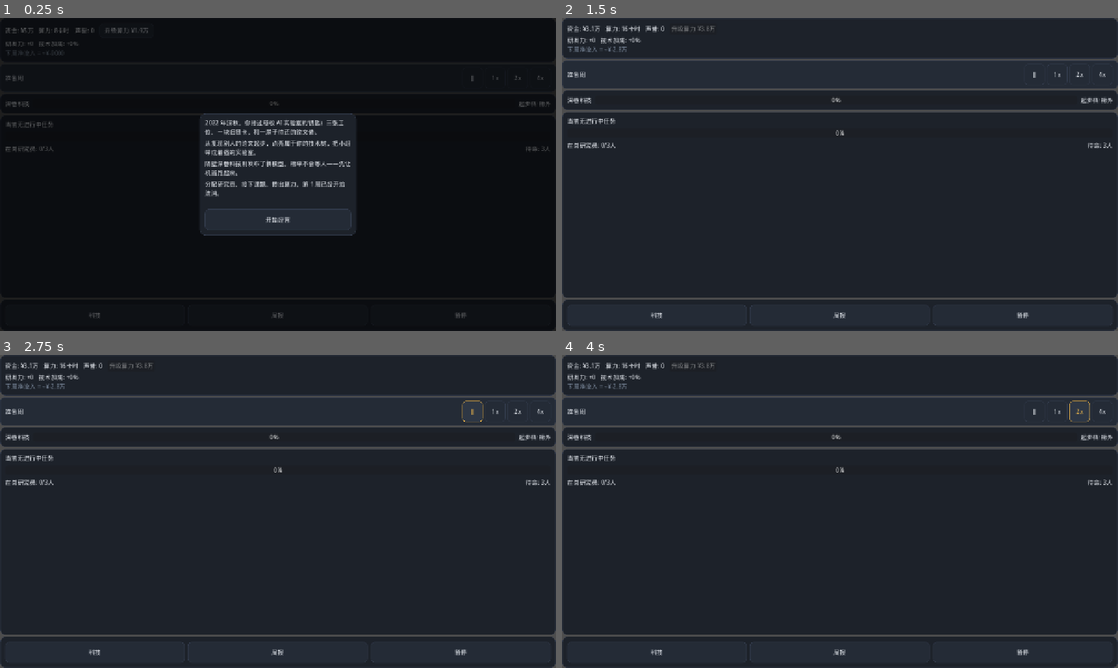
Above: before the commit, frames 1-4 (two rows, left to right).
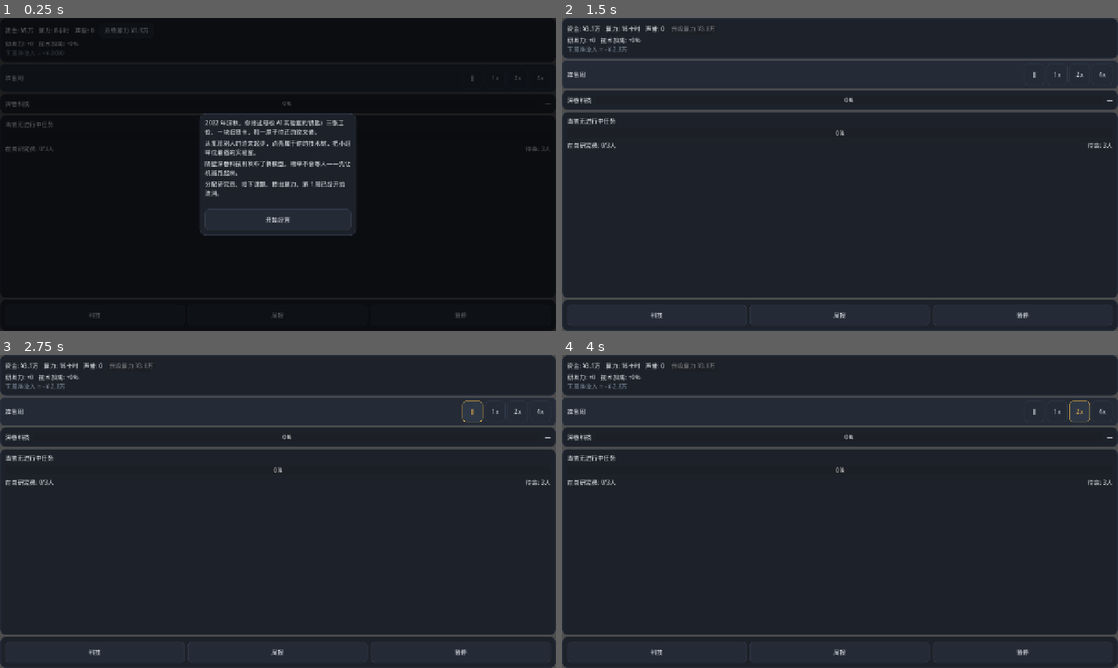
Above: after the commit, the same moments.

Repository: wingsky-1/big-ai-era
Game: Godot game, scene res://src/ui/main/main.tscn
Two runs of this game, one before a commit and one after it. Both use one fixed random seed, a clock stepped at 60 frames per second and the inputs below.
Inputs:
- Up to frame 1 (0.25 s): no input
- Up to frame 2 (1.5 s): click "开始经营" at 0.5 s; click "升级算力 ¥1.9万" at 1.25 s
- Up to frame 3 (2.75 s): click "‖" at 2 s
- Up to frame 4 (4 s): click "1x" at 2.75 s; click "2x" at 3.5 s

The runs differ from the first frame. In frame 1, less than 0.1% of the frame differs, in the area x 48-99%, y 26-29%; in frame 2, 0.1%, in the area x 48-99%, y 25-28%; in frame 3, 0.1%; in frame 4, 0.1%.

Commit message:
feat(balance): 竞对死表重标 + 竞对条字段修复（#77）
- rivals.json：L4 发版分 92→95（守卫带 [93,98]，禁超玩家封顶 99；时间线周次不动）
- ScoreMath.ability_for_score()：sigmoid 反解（死表标定工具，L0 纯函数）
- get_rival_view()：新增 gap_text（L2 出数，名次前缀 + 精度来自数据表）与 bar_display
- ui_display.json：新增 rival_bar 文案键（领先/落后/占位符）
- DashboardPresenter：透传 gap/gap_text/has_scored/rival_cursor/rival_total；
  修复 X3 根因——_on_week_settled 不刷新竞对条（此前只在破纪录 sota_updated 时刷新）
- main.gd：竞对条差距标签改用 gap_text（此前用玩家分数档位冒充差距）
- 新增 3 个 [T] 用例；GDD §10 同步实现落点

Diff:
--- a/src/core/score_math.gd
+++ b/src/core/score_math.gd
@@ -139,3 +139,17 @@
 		return score_max
 	var raw_score: float = score_max / (1.0 + exp(exponent))
 	return snappedf(raw_score, float(params["score_precision"]))
+
+
+## 由目标分反解所需能力分 A（竞对死表标定用；sigmoid 反函数，DR-031 §十二.2 / #77）：
+## score = score_max / (1 + exp(-(A - theta)/k)) ⇒ A = theta - k·ln(score_max/score - 1)
+## 边界：score ≤ 0 或 ≥ score_max → 返回 INF（不可达/已饱和），调用方按"不可达"处理。
+static func ability_for_score(score: float, params: Dictionary) -> float:
+	if params.is_empty():
+		push_error("ScoreMath.ability_for_score: 出分参数为空（未注入 benchmarks.json）")
+		return 0.0
+	var score_max: float = float(params["score_max"])
+	if score <= 0.0 or score >= score_max:
+		return INF
+	var ratio: float = score_max / score - 1.0
+	return float(params["theta"]) - float(params["k"]) * log(ratio)
--- a/src/data/rivals.json
+++ b/src/data/rivals.json
@@ -67,8 +67,9 @@
 			"type": "launch",
 			"week": 82,
 			"model": "深巷·大暑 70b",
-			"score": 92.0,
-			"warn_weeks": 13
+			"score": 95.0,
+			"warn_weeks": 13,
+			"_comment_score": "L4 重标（#77 / DR-031 §十二.2）：92→95，落守卫带 [93,98] 且 < 玩家封顶 99（禁超玩家）。三层张力：未满配被超 / 接近满配险胜 / 满配安全。周次 82 不动（守 DR-027④ 先发率）。"
 		}
 	]
 }
--- a/src/data/ui_display.json
+++ b/src/data/ui_display.json
@@ -79,5 +79,12 @@
 		"separator": " · ",
 		"unresearchable_note": "不可研",
 		"_comment_unresearchable_note": "DR-031/D3 分母口径 (b)：逐域显示 n/该域实表节点数，非可研域（elsewhere）标注此注记，不把分母改成 11。"
+	},
+	"rival_bar": {
+		"gap_ahead_prefix": "领先 ",
+		"gap_behind_prefix": "落后 ",
+		"gap_separator": " ",
+		"gap_unavailable": "—",
+		"_comment": "竞对条差距文案（#77 / X3 字段修复）：gap = 竞对分 − 玩家分；>0 落后、≤0 领先。数值格式化用 benchmarks.json.score_precision。"
 	}
 }
--- a/src/entities/game_world.gd
+++ b/src/entities/game_world.gd
@@ -382,7 +382,24 @@
 		"warn_level": _rival_warn_level,
 		"warn_weeks_left": _rival_warn_weeks_left,
 		"has_scored": _scored_once,
-	}
+		"gap_text": _format_rival_gap(),
+		"bar_display": (_ui_display.get("rival_bar", {}) as Dictionary).duplicate(true),
+	}
+
+
+## 竞对差距文本（L2 出数：名次前缀 + 数值；文案键与精度均来自数据表，L3 只透传）。
+## 名次口径（#77/X3）：gap = 竞对分 − 玩家分；>0 落后、≤0 领先；未出分显示占位符。
+func _format_rival_gap() -> String:
+	var cfg: Dictionary = _ui_display.get("rival_bar", {})
+	if not _scored_once:
+		return str(cfg.get("gap_unavailable", ""))
+	var gap: float = rival_best - _player_best_score
+	var prefix: String = (
+		str(cfg.get("gap_ahead_prefix", ""))
+		if gap <= 0.0
+		else str(cfg.get("gap_behind_prefix", ""))
+	)
+	return prefix + _format_score(absf(gap))
 
 
 ## 分数分级显示（RU-01：低于阈值主台只显档位标签，真值由周报保留）。
--- a/src/ui/dashboard_presenter.gd
+++ b/src/ui/dashboard_presenter.gd
@@ -122,6 +122,13 @@
 		"rival_progress": float(view.get("rival_progress", 0.0)),
 		"warn_level": str(view.get("warn_level", "")),
 		"warn_weeks_left": int(view.get("warn_weeks_left", 0)),
+		# 竞对条字段对齐（#77 / X3）：差距/名次与时间线游标原样透传 L2 出数——
+		# 修复"gap 未透传 → 竞对条只显玩家分数档位、看不到差距"的链路断裂。
+		"gap": float(view.get("gap", 0.0)),
+		"gap_text": str(view.get("gap_text", "")),
+		"has_scored": bool(view.get("has_scored", false)),
+		"rival_cursor": int(view.get("rival_cursor", 0)),
+		"rival_total": int(view.get("rival_total", 0)),
 	}
 
 
@@ -221,6 +228,9 @@
 	_dock_view["has_unread_report"] = true
 	# 刷新断言：周结后重算净流入预告（ADR-0015 账期翻页进入新账期）
 	_refresh_forecast_view()
+	# 竞对条随周结刷新（#77 / X3 根因修复）：出分、竞对发版、时间线游标都在周结变化，
+	# 此前只在 sota_updated（破纪录）时刷新 → 未破纪录时竞对条停在上一次状态（恒 0%）。
+	_refresh_rival_view()
 
 	# 周报双挂载之 1：周结自动弹 z2（阻塞停喂 tick）
 	if _stack != null:
--- a/src/ui/main/main.gd
+++ b/src/ui/main/main.gd
@@ -594,8 +594,9 @@
 
 	var rival_view: Dictionary = _presenter.get_rival_view()
 	rival_name_label.text = str(rival_view.get("rival_name", ""))
-	# 显示分级（RU-01）：<阈值只显档位标签，真值由周报保留（score_line 由 L2 出数、L3 拼接）
-	rival_gap_label.text = str(rival_view.get("score_line", ""))
+	# 竞对条差距（#77/X3 字段对齐）：名次+差距文本由 L2 出数、L3 只透传；
+	# 未出分时为占位符（不再用玩家分数档位冒充"差距"）。
+	rival_gap_label.text = str(rival_view.get("gap_text", ""))
 	rival_progress_bar.value = float(rival_view.get("rival_progress", 0.0)) * 100.0  # num-ok: 百分比换算
 
 	_update_forecast_row()
--- a/tests/unit/test_presentation_layer.gd
+++ b/tests/unit/test_presentation_layer.gd
@@ -339,3 +339,45 @@
 func _training_weeks(base_id: String) -> int:
 	var bases: Dictionary = DataLoader.load_json(MODEL_BASES_PATH)
 	return int((bases.get(base_id, {}) as Dictionary).get("train_weeks", 0))
+
+
+func test_rival_bar_fields_match_presenter() -> void:
+	# [T] #77/X3：竞对条字段对齐——presenter 透传 gap/gap_text/进度，随周结刷新
+	var view: Dictionary = _presenter.get_rival_view()
+	var required: PackedStringArray = [
+		"rival_name",
+		"gap",
+		"gap_text",
+		"rival_progress",
+		"has_scored",
+		"rival_cursor",
+		"rival_total",
+	]
+	for key: String in required:
+		assert_true(view.has(key), "竞对条视图必须含字段 '%s'" % key)
+	assert_eq(str(view["rival_name"]), "深巷科技", "竞对名取自 rivals.json")
+	assert_eq(int(view["rival_cursor"]), 0, "开局时间线游标为 0")
+	assert_eq(int(view["rival_total"]), 8, "时间线共 8 个动作")
+	assert_false(bool(view["has_scored"]), "开局未出分")
+	var bar_display: Dictionary = _world.get_rival_view()["bar_display"]
+	var unavailable: String = str(bar_display.get("gap_unavailable", ""))
+	assert_eq(str(view["gap_text"]), unavailable, "未出分时差距显示占位符（不再冒充玩家分数）")
+
+	# 出分后差距文本就位，且 gap = 竞对分 − 玩家分
+	_world.assign_staff("r_lin", StaffRoster.SLOT_TRAINING)
+	_world.start_training("base_pushi_1b")
+	var bases: Dictionary = DataLoader.load_json(MODEL_BASES_PATH)
+	for _i: int in range(int(bases["base_pushi_1b"]["train_weeks"])):
+		_world.settle_week()
+	var view_after: Dictionary = _presenter.get_rival_view()
+	assert_true(bool(view_after["has_scored"]), "训练完成后应已出分")
+	assert_ne(str(view_after["gap_text"]), unavailable, "出分后差距文本应就位")
+	assert_almost_eq(
+		float(view_after["gap"]),
+		_world.rival_best - float(_world.get_rival_view()["player_score"]),
+		0.001,
+		"gap = 竞对分 − 玩家分"
+	)
+	# 周结推进 → 竞对时间线进度刷新（X3 的"恒 0%"回归守卫）
+	_world.simulate_weeks(20)
+	assert_gt(float(_presenter.get_rival_view()["rival_progress"]), 0.0, "周结推进后进度应 > 0")
--- a/tests/unit/test_rival_track.gd
+++ b/tests/unit/test_rival_track.gd
@@ -99,3 +99,61 @@
 	assert_signal_emitted_with_parameters(
 		rival_yellow, "rival_warned", [RivalTrack.WARN_YELLOW, "rv_launch_l1", 5]
 	)
+
+
+## ============ #77（0.1.5-1f）竞对死表重标专项 ============
+
+
+func test_rival_scores_within_reach_band() -> void:
+	# [T] #77：重标后每个发版动作所需 A ≤ 玩家可达上限 A（离线标定口径，不改引擎）
+	var benchmarks: Dictionary = DataLoader.load_json("res://src/data/benchmarks.json")
+	var params: Dictionary = ScoreMath.normalize_params(benchmarks["bench_gkp"])
+	assert_false(params.is_empty(), "出分参数必须可注入（benchmarks.json）")
+	# 玩家可达上限配置（纪要 §2.4 满配）：eff=187（3 人上桌）+ 满树 tb=1.40 + tier4 + 深渊 q=1.0
+	var max_ability: float = ScoreMath.calculate_ability(187, 1.4, 4, 1.0, params)
+	assert_almost_eq(max_ability, 213.4, 1.0, "满配 A 上限 ~213.4")
+	var max_score: float = ScoreMath.calculate_score(max_ability, params)
+	var launches: int = 0
+	for act_variant: Variant in _rival_cfg.get("timeline", []):
+		var act: Dictionary = act_variant
+		if str(act.get("type", "")) != "launch":
+			continue
+		launches += 1
+		var score: float = float(act.get("score", 0.0))
+		var required_a: float = ScoreMath.ability_for_score(score, params)
+		assert_lte(
+			required_a,
+			max_ability,
+			(
+				"动作 %s（%.1f 分）所需 A %.1f 应 ≤ 玩家上限 %.1f"
+				% [str(act.get("id", "")), score, required_a, max_ability]
+			)
+		)
+		assert_gte(max_score, score, "满配可达分 %.1f 应 ≥ 死表分 %.1f（霸榜可达）" % [max_score, score])
+	assert_eq(launches, 4, "发版动作应为 4 个（L1–L4）")
+	# 死表纪律：±15% 扰动只作用于周次（分数无随机）——时间线周次不动（DR-027④）
+	assert_true(_rival_cfg.has("jitter_pct"), "扰动参数必须在表级")
+	for act_variant: Variant in _rival_cfg.get("timeline", []):
+		var act: Dictionary = act_variant
+		assert_true(act.has("week"), "动作 %s 必须带名义周次" % str(act.get("id", "")))
+
+
+func test_rival_l4_within_guard_band() -> void:
+	# [T] #77：L4 死表分 ∈[93,98] 且 < 玩家封顶 99（禁超玩家）
+	var l4: Dictionary = {}
+	for act_variant: Variant in _rival_cfg.get("timeline", []):
+		var act: Dictionary = act_variant
+		if str(act.get("id", "")) == "rv_launch_l4":
+			l4 = act
+	assert_false(l4.is_empty(), "L4 动作必须存在")
+	var score: float = float(l4.get("score", 0.0))
+	assert_between(score, 93.0, 98.0, "L4 死表分 %.1f 应落守卫带 [93,98]" % score)
+	assert_lt(score, 99.0, "L4 禁超玩家封顶 99 分")
+	assert_eq(int(l4.get("week", 0)), 82, "L4 发版周次 82 不动（守 DR-027④ 先发率）")
+	# 三层张力：L4 高于 L3，形成"越追越紧"的压迫曲线
+	var l3_score: float = 0.0
+	for act_variant: Variant in _rival_cfg.get("timeline", []):
+		var act: Dictionary = act_variant
+		if str(act.get("id", "")) == "rv_launch_l3":
+			l3_score = float(act.get("score", 0.0))
+	assert_gt(score, l3_score, "L4（%.1f）应高于 L3（%.1f）" % [score, l3_score])
Not shown, changed: docs/gdd/gdd.md
